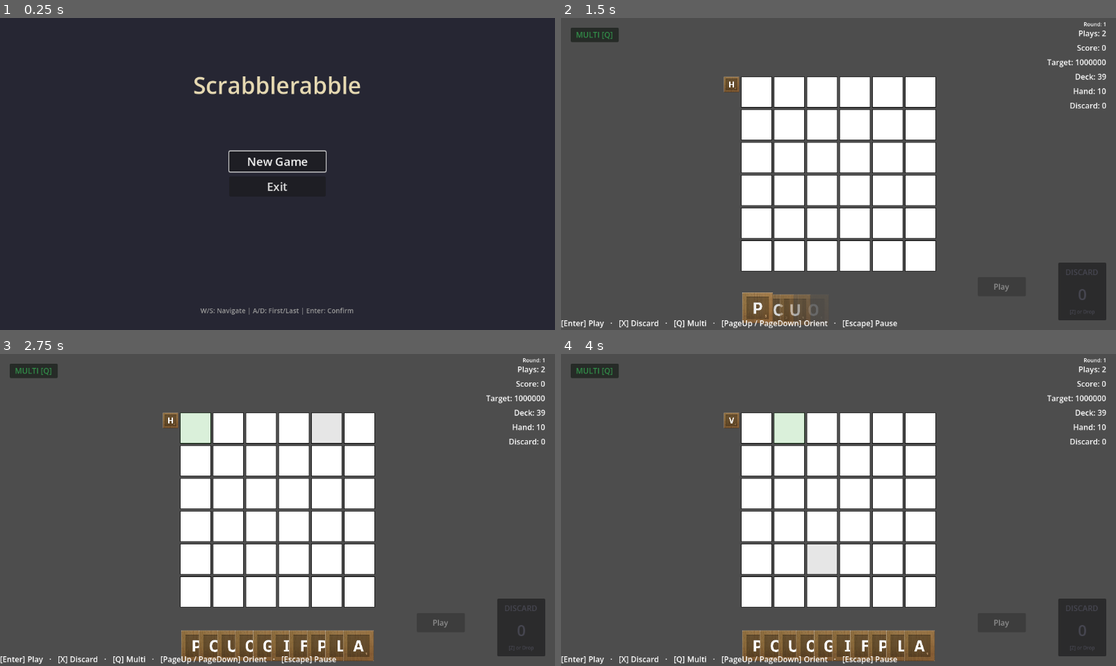
Above: before the commit, frames 1-4 (two rows, left to right).
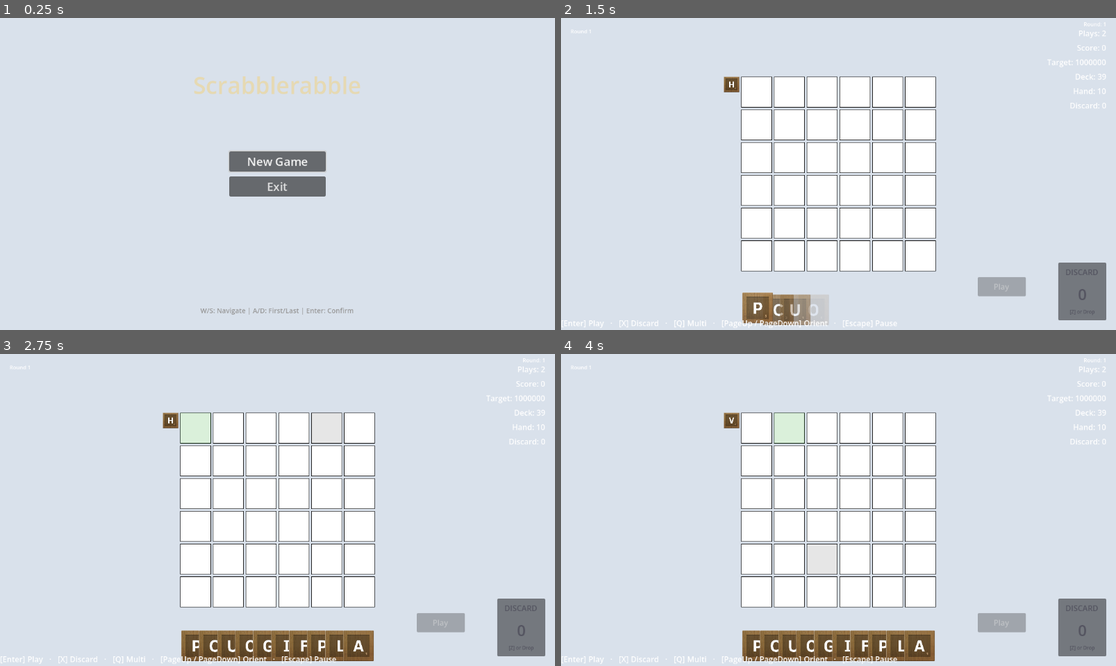
Above: after the commit, the same moments.

Repository: rcmilan/godot-scrabblerabble
Game: Godot game, scene res://scenes/title_screen/title_screen.tscn
The game is run twice, just before and just after one commit, with the same random seed, the same clock (stepped at 60 frames per second) and the same inputs.
Inputs (mouse positions are in pixels of both pictures, inside the frame that each line leads up to):
- Up to frame 1 (0.25 s): no input
- Up to frame 2 (1.5 s): click "New Game" at 0.5 s; click "Start Run" at 1.25 s
- Up to frame 3 (2.75 s): tap Enter (play_hand) at 2 s; drag from (194, 428) to (333, 441) at 2.02 s
- Up to frame 4 (4 s): click (733, 419) at 2.75 s; tap Space (confirm_action) at 3.5 s; drag from (788, 428) to (810, 572) at 3.52 s

The runs differ from the first frame. In frame 1, 99% of the frame differs, in the area x 0-100%, y 0-100%; in frame 2, 79%; in frame 3, 77%; in frame 4, 77%.

Commit message:
004 boss rounds (#48)
* plan

* backgrounds

* wip

Diff:
--- /dev/null
+++ b/autoload/background_manager.gd
@@ -0,0 +1,48 @@
+extends Node
+
+## BackgroundManager: Global background color state holder and animator.
+## Persists background color across scene changes.
+## Resets to default on new game start.
+
+# Constants
+const DEFAULT_COLOR: Color = Color(0.85, 0.88, 0.92, 1.0)  # Blue-gray
+const BOSS_COLOR: Color = Color(1.0, 0.85, 0.85, 1.0)      # Light red
+const TRANSITION_DURATION: float = 1.0                       # seconds
+
+# State
+var _current_color: Color = DEFAULT_COLOR
+var _bg_tween: Tween = null
+
+# Signals
+signal color_changed(new_color: Color)
+
+
+func _ready() -> void:
+	print("[BackgroundManager] Ready. Default color: %s" % DEFAULT_COLOR)
+
+
+## Set background color with smooth 1.0s transition.
+func set_color(target_color: Color) -> void:
+	if _current_color == target_color:
+		return
+
+	# Kill any active tween
+	if _bg_tween:
+		_bg_tween.kill()
+
+	# Create new tween for all subscribers
+	# Note: This does NOT animate a ColorRect directly.
+	# Subscribers receive the color_changed signal and update their own ColorRects.
+	_current_color = target_color
+	emit_signal("color_changed", target_color)
+	print("[BackgroundManager] Color changed to %s" % target_color)
+
+
+## Reset to default blue-gray color.
+func reset_to_default() -> void:
+	set_color(DEFAULT_COLOR)
+
+
+## Get current background color without triggering a change.
+func get_current_color() -> Color:
+	return _current_color
--- a/autoload/run_manager.gd
+++ b/autoload/run_manager.gd
@@ -46,6 +46,7 @@
 ## Initializes a run from a Run object built by RunBuilder.
 func initialize_run_from_builder(run: Run) -> void:
 	_debug_auto_win = false
+	BackgroundManager.reset_to_default()
 	_active_run = run
 
 	# Set up RunState from the Run config
--- a/project.godot
+++ b/project.godot
@@ -28,6 +28,7 @@
 TileAnimator="*res://autoload/tile_animator.gd"
 RunManager="*res://autoload/run_manager.gd"
 KeybindingConfig="*res://scripts/managers/keybinding_config.gd"
+BackgroundManager="*res://autoload/background_manager.gd"
 
 [dotnet]
 
--- a/scenes/main.gd
+++ b/scenes/main.gd
@@ -30,7 +30,11 @@
 @onready var shop_overlay: ShopOverlay = $ShopOverlay
 @onready var game_over_popup: GameOverPopup = $GameOverPopup
 @onready var pause_menu: PauseMenu = $PauseMenu
-@onready var multi_select_indicator: Control = $MultiSelectIndicator
+@onready var _background: ColorRect = $Background
+@onready var _round_indicator: Label = $RoundIndicator
+
+# Animation state
+var _bg_tween: Tween = null
 
 
 # =============================================================================
@@ -54,7 +58,6 @@
 
 	hand.set_selection_manager(_selection_manager)
 	discard_pile.set_selection_manager(_selection_manager)
-	multi_select_indicator.set_selection_manager(_selection_manager)
 
 
 func _setup_controllers() -> void:
@@ -134,6 +137,12 @@
 		await HandManager.initialized
 	HandManager.refill_hand()
 
+	# Update background and round indicator
+	var bg_color := Color(1.0, 0.85, 0.85, 1.0) if config.is_boss_round else Color(0.85, 0.88, 0.92, 1.0)
+	_transition_background(bg_color)
+	BackgroundManager.set_color(bg_color)
+	_round_indicator.text = "Boss Round" if config.is_boss_round else "Round %d" % config.round_number
+
 	# Activate gameplay and show UI
 	_gameplay_controller.activate()
 	_focus_cursor.activate()
@@ -142,6 +151,19 @@
 	print("[Main] Round %d ready - %dx%d board" % [
 		config.round_number, config.board_columns, config.board_rows
 	])
+
+
+# =============================================================================
+# BACKGROUND TRANSITION
+# =============================================================================
+
+func _transition_background(target_color: Color) -> void:
+	if _bg_tween:
+		_bg_tween.kill()
+	_bg_tween = create_tween()
+	_bg_tween.set_trans(Tween.TRANS_SINE)
+	_bg_tween.set_ease(Tween.EASE_IN_OUT)
+	_bg_tween.tween_property(_background, "color", target_color, 1.0)
 
 
 # =============================================================================
--- a/scenes/main.tscn
+++ b/scenes/main.tscn
@@ -1,10 +1,9 @@
-[gd_scene load_steps=12 format=3 uid="uid://ddchieu337gsy"]
+[gd_scene load_steps=11 format=3 uid="uid://ddchieu337gsy"]
 
 [ext_resource type="PackedScene" uid="uid://6mhb0a0g3kj8" path="res://scenes/board/board.tscn" id="1_idj7w"]
 [ext_resource type="Script" uid="uid://mpe2jq6utcpi" path="res://scenes/main.gd" id="1_kln2b"]
 [ext_resource type="PackedScene" uid="uid://cheurswfn12g" path="res://scenes/hand/hand.tscn" id="2_kln2b"]
 [ext_resource type="PackedScene" uid="uid://b7137nxmc3c7y" path="res://scenes/Debug/debug_console.tscn" id="5_pbw6q"]
-[ext_resource type="PackedScene" uid="uid://cscoel3dj5cps" path="res://scenes/ui/multi_select_indicator/multi_select_indicator.tscn" id="6_multi"]
 [ext_resource type="PackedScene" uid="uid://dvvvp3s5ego5p" path="res://scenes/ui/main_hud/main_hud.tscn" id="7_hud"]
 [ext_resource type="PackedScene" path="res://scenes/ui/discard_pile/discard_pile.tscn" id="8_discard"]
 [ext_resource type="PackedScene" path="res://scenes/ui/discard_confirmation_dialog/discard_confirmation_dialog.tscn" id="9_dialog"]
@@ -20,6 +19,24 @@
 grow_vertical = 2
 script = ExtResource("1_kln2b")
 
+[node name="Background" type="ColorRect" parent="."]
+layout_mode = 3
+anchors_preset = 15
+anchor_right = 1.0
+anchor_bottom = 1.0
+grow_horizontal = 2
+grow_vertical = 2
+color = Color(0.85, 0.88, 0.92, 1)
+
+[node name="RoundIndicator" type="Label" parent="."]
+anchors_preset = 0
+offset_left = 20.0
+offset_top = 20.0
+offset_right = 120.0
+offset_bottom = 34.0
+theme_override_font_sizes/font_size = 11
+text = "Round 1"
+
 [node name="Board" parent="." instance=ExtResource("1_idj7w")]
 layout_mode = 1
 
@@ -28,9 +45,6 @@
 
 [node name="DebugConsole" parent="." instance=ExtResource("5_pbw6q")]
 visible = false
-
-[node name="MultiSelectIndicator" parent="." instance=ExtResource("6_multi")]
-layout_mode = 1
 
 [node name="MainHUD" parent="." instance=ExtResource("7_hud")]
 
--- a/scenes/shop/shop_overlay.gd
+++ b/scenes/shop/shop_overlay.gd
@@ -17,6 +17,7 @@
 # =============================================================================
 
 @onready var _overlay: ColorRect = $Overlay
+@onready var _background: ColorRect = $Background
 @onready var _round_label: Label = $ContentContainer/RoundLabel
 @onready var _score_label: Label = $ContentContainer/ScoreLabel
 @onready var _next_board_label: Label = $ContentContainer/NextBoardLabel
@@ -25,6 +26,7 @@
 @onready var _debug_popup: DebugRoundConfigPopup = $DebugRoundConfigPopup
 
 var _next_config: RoundConfig = null
+var _bg_tween: Tween = null
 
 # =============================================================================
 # LIFECYCLE
@@ -35,7 +37,26 @@
 	_debug_config_button.pressed.connect(_on_debug_config_pressed)
 	_debug_popup.config_applied.connect(_on_debug_config_applied)
 	_debug_popup.popup_closed.connect(_on_debug_popup_closed)
+	_setup_background()
 	hide()
+
+
+func _setup_background() -> void:
+	_background.color = BackgroundManager.get_current_color()
+	BackgroundManager.color_changed.connect(_on_background_color_changed)
+
+
+func _on_background_color_changed(new_color: Color) -> void:
+	_transition_background(new_color)
+
+
+func _transition_background(target_color: Color) -> void:
+	if _bg_tween:
+		_bg_tween.kill()
+	_bg_tween = create_tween()
+	_bg_tween.set_trans(Tween.TRANS_SINE)
+	_bg_tween.set_ease(Tween.EASE_IN_OUT)
+	_bg_tween.tween_property(_background, "color", target_color, 1.0)
 
 
 func _input(event: InputEvent) -> void:
--- a/scenes/shop/shop_overlay.tscn
+++ b/scenes/shop/shop_overlay.tscn
@@ -12,6 +12,14 @@
 grow_horizontal = 2
 grow_vertical = 2
 script = ExtResource("1_script")
+
+[node name="Background" type="ColorRect" parent="."]
+anchors_preset = 15
+anchor_right = 1.0
+anchor_bottom = 1.0
+grow_horizontal = 2
+grow_vertical = 2
+color = Color(0.85, 0.88, 0.92, 1)
 
 [node name="Overlay" type="ColorRect" parent="."]
 anchors_preset = 15
--- a/scenes/title_screen/title_screen.gd
+++ b/scenes/title_screen/title_screen.gd
@@ -26,6 +26,13 @@
 @onready var _new_game_button: Button = $MenuView/MenuContainer/VBoxContainer/NewGameButton
 @onready var _exit_button: Button = $MenuView/MenuContainer/VBoxContainer/ExitButton
 @onready var _run_setup_view: RunSetupView = $RunSetupView
+@onready var _background: ColorRect = $Background
+
+# =============================================================================
+# STATE
+# =============================================================================
+
+var _bg_tween: Tween = null
 
 # =============================================================================
 # LIFECYCLE
@@ -34,6 +41,7 @@
 func _ready() -> void:
 	_setup_menu_controller()
 	_setup_signals()
+	_setup_background()
 
 
 func _setup_menu_controller() -> void:
@@ -48,6 +56,24 @@
 func _setup_signals() -> void:
 	_run_setup_view.run_confirmed.connect(_on_run_confirmed)
 	_run_setup_view.back_requested.connect(_on_run_setup_back)
+
+
+func _setup_background() -> void:
+	_background.color = BackgroundManager.get_current_color()
+	BackgroundManager.color_changed.connect(_on_background_color_changed)
+
+
+func _on_background_color_changed(new_color: Color) -> void:
+	_transition_background(new_color)
+
+
+func _transition_background(target_color: Color) -> void:
+	if _bg_tween:
+		_bg_tween.kill()
+	_bg_tween = create_tween()
+	_bg_tween.set_trans(Tween.TRANS_SINE)
+	_bg_tween.set_ease(Tween.EASE_IN_OUT)
+	_bg_tween.tween_property(_background, "color", target_color, 1.0)
 
 # =============================================================================
 # VIEW SWITCHING
--- a/scenes/ui/game_over_popup/game_over_popup.gd
+++ b/scenes/ui/game_over_popup/game_over_popup.gd
@@ -15,12 +15,14 @@
 # =============================================================================
 
 var _guard: ModalInputGuard
+var _bg_tween: Tween = null
 
 # =============================================================================
 # NODE REFERENCES
 # =============================================================================
 
 @onready var _overlay: ColorRect = $Overlay
+@onready var _background: ColorRect = $Background
 @onready var _message_label: Label = $Panel/MarginContainer/VBoxContainer/MessageLabel
 @onready var _score_label: Label = $Panel/MarginContainer/VBoxContainer/ScoreLabel
 @onready var _return_button: Button = $Panel/MarginContainer/VBoxContainer/ReturnButton
@@ -33,7 +35,26 @@
 	_return_button.pressed.connect(_on_return_pressed)
 	_guard = ModalInputGuard.new().setup(self).add_close_action(&"ui_accept")
 	_guard.close_requested.connect(_on_return_pressed)
+	_setup_background()
 	hide()
+
+
+func _setup_background() -> void:
+	_background.color = BackgroundManager.get_current_color()
+	BackgroundManager.color_changed.connect(_on_background_color_changed)
+
+
+func _on_background_color_changed(new_color: Color) -> void:
+	_transition_background(new_color)
+
+
+func _transition_background(target_color: Color) -> void:
+	if _bg_tween:
+		_bg_tween.kill()
+	_bg_tween = create_tween()
+	_bg_tween.set_trans(Tween.TRANS_SINE)
+	_bg_tween.set_ease(Tween.EASE_IN_OUT)
+	_bg_tween.tween_property(_background, "color", target_color, 1.0)
 
 
 func _input(event: InputEvent) -> void:
--- a/scenes/ui/game_over_popup/game_over_popup.tscn
+++ b/scenes/ui/game_over_popup/game_over_popup.tscn
@@ -5,6 +5,14 @@
 [node name="GameOverPopup" type="CanvasLayer"]
 layer = 10
 script = ExtResource("1_script")
+
+[node name="Background" type="ColorRect" parent="."]
+anchors_preset = 15
+anchor_right = 1.0
+anchor_bottom = 1.0
+grow_horizontal = 2
+grow_vertical = 2
+color = Color(0.85, 0.88, 0.92, 1)
 
 [node name="Overlay" type="ColorRect" parent="."]
 anchors_preset = 15
--- a/scripts/domain/progression_rules.gd
+++ b/scripts/domain/progression_rules.gd
@@ -21,6 +21,7 @@
 	var target: int = _calculate_target_score(round_num)
 	var plays: int = run_state.plays_per_round
 	var hand: int = run_state.hand_size
+	var is_boss: bool = _is_boss_round(round_num)
 
 	return RoundConfig.new(
 		round_num,
@@ -28,7 +29,8 @@
 		board_size.x,  # columns
 		target,
 		plays,
-		hand
+		hand,
+		is_boss
 	)
 
 
@@ -41,3 +43,7 @@
 
 func _calculate_target_score(round_number: int) -> int:
 	return _config.base_target_score + (round_number - 1) * _config.target_score_increment
+
+
+func _is_boss_round(round_number: int) -> bool:
+	return round_number % 3 == 0
--- a/scripts/domain/qualities/auto_win_quality.gd
+++ b/scripts/domain/qualities/auto_win_quality.gd
@@ -17,7 +17,7 @@
 
 
 func get_description() -> String:
-	return "Exhaust your %d plays to win each round. Run ends after %d rounds." % [PLAYS_PER_ROUND, MAX_ROUNDS]
+	return "Exhaust your %d Plays to win each Round. Run ends after %d Rounds." % [PLAYS_PER_ROUND, MAX_ROUNDS]
 
 
 func apply_to_run_state(run_state: RunState) -> void:
--- a/scripts/domain/round_config.gd
+++ b/scripts/domain/round_config.gd
@@ -10,6 +10,7 @@
 var target_score: int = 100
 var plays_per_round: int = 2
 var hand_size: int = 10
+var is_boss_round: bool = false
 
 
 func _init(
@@ -18,7 +19,8 @@
 	p_cols: int = 6,
 	p_target: int = 100,
 	p_plays: int = 2,
-	p_hand_size: int = 10
+	p_hand_size: int = 10,
+	p_is_boss: bool = false
 ) -> void:
 	round_number = p_round
 	board_rows = p_rows
@@ -26,9 +28,11 @@
 	target_score = p_target
 	plays_per_round = p_plays
 	hand_size = p_hand_size
+	is_boss_round = p_is_boss
 
 
 func _to_string() -> String:
-	return "Round %d: %dx%d board, target=%d, plays=%d" % [
-		round_number, board_rows, board_columns, target_score, plays_per_round
+	var boss_marker := " (Boss)" if is_boss_round else ""
+	return "Round %d%s: %dx%d board, target=%d, plays=%d" % [
+		round_number, boss_marker, board_rows, board_columns, target_score, plays_per_round
 	]
Not shown, added: autoload/background_manager.gd.uid
Not shown, added: specs/004-boss-rounds/IMPLEMENTATION_STATUS.md
Not shown, added: specs/004-boss-rounds/checklists/requirements.md
Not shown, added: specs/004-boss-rounds/data-model.md
Not shown, added: specs/004-boss-rounds/plan.md
Not shown, added: specs/004-boss-rounds/quickstart.md
Not shown, added: specs/004-boss-rounds/research.md
Not shown, added: specs/004-boss-rounds/spec.md
Not shown, added: specs/004-boss-rounds/tasks.md
